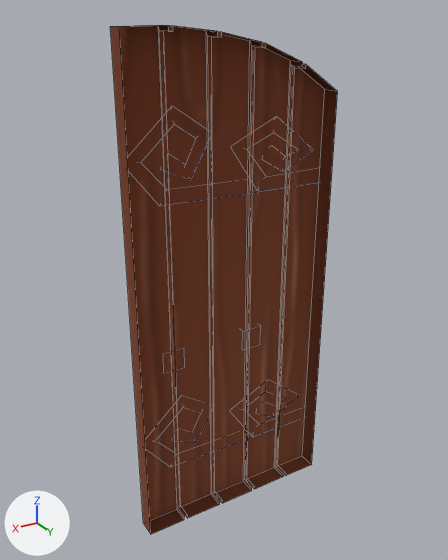
What one commit did to the FBX model Dish-Dwellers-TCC/Assets/Models/Saulo/Door/DoubleDoorRight.fbx.
Both versions are drawn from a 50 mm camera at (-42.73, 3.22, 3.42) aimed at (-44.7, -0.07, 1.78). The axes (+X, +Y, +Z) are drawn at lower left. The lights are the same throughout. Mesh edges are drawn as thin lines. Where no turn or scale is listed for an object, it has been applied to the vertices.

The older version as bpy lines, for what is in view:
```python
me_doubledoorright = bpy.data.meshes.new('DoubleDoorRight')
me_doubledoorright.from_pydata(...)  # 200 vertices, 139 faces; spans x -0.01..1.46, y -0.26..0.06, z 0.01..3.36
me_doubledoorright.materials.append(mat_materialatlas1)  # picture img_tcc_textures_png
ob_doubledoorright = bpy.data.objects.new('DoubleDoorRight', me_doubledoorright)
ob_doubledoorright.location = (-45.465, 0.0, 0.0)
```
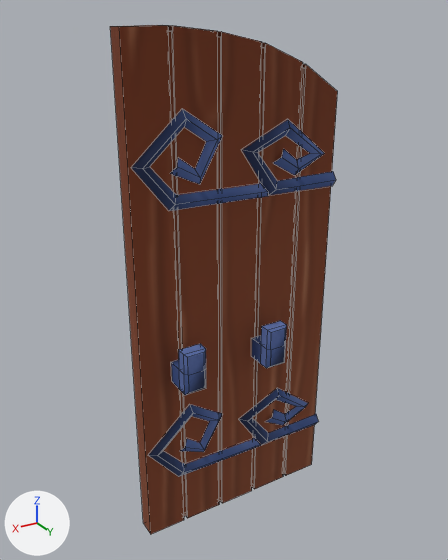
Boxes [x1, y1, x2, y2] around the edits, measured in the pictures (448 x 560 px):
```json
{"part": 1, "of": "me_doubledoorright", "change": "added", "after": [252, 321, 287, 368], "on screen": "blue"}
{"part": 2, "of": "me_doubledoorright", "change": "added", "after": [171, 344, 206, 395], "on screen": "blue"}
{"part": 3, "of": "me_doubledoorright", "change": "added", "after": [242, 120, 336, 195], "on screen": "blue"}
{"part": 4, "of": "me_doubledoorright", "change": "added", "after": [132, 109, 268, 211], "on screen": "blue"}
{"part": 5, "of": "me_doubledoorright", "change": "added", "after": [239, 388, 319, 445], "on screen": "blue"}
{"part": 6, "of": "me_doubledoorright", "change": "added", "after": [149, 404, 261, 477], "on screen": "blue"}
{"part": 7, "of": "me_doubledoorright", "change": "added", "after": [120, 25, 338, 534], "on screen": "brown"}
```

Scene script edits in JSON lines:
```json
{"block": "me_doubledoorright", "where": "# used by ob_doubledoorright; location = (-45.465, 0.0, 0.0)"}
{"op": "remove", "block": "me_doubledoorright", "code": "me_doubledoorright.from_pydata(...)  # 200 vertices, 139 faces; spans x -0.01..1.46, y -0.26..0.06, z 0.01..3.36"}
{"op": "add", "block": "me_doubledoorright", "code": "me_doubledoorright.from_pydata(...)  # 360 vertices, 266 faces; spans x -0.01..1.46, y -0.26..0.26, z 0.01..3.36"}
{"block": "me_doubledoorright", "change": "me_doubledoorright part 1: the loose piece of 22 vertices spanning x 0.47..0.62, y -0.26..-0.06, z 1.21..1.5 is copied, and the copy is mirrored in y about the mesh origin; it spans x 0.47..0.62, y 0.06..0.26, z 1.21..1.5"}
{"block": "me_doubledoorright", "change": "me_doubledoorright part 2: the loose piece of 22 vertices spanning x 1.09..1.24, y -0.26..-0.06, z 1.21..1.5 is copied, and the copy is mirrored in y about the mesh origin; it spans x 1.09..1.24, y 0.06..0.26, z 1.21..1.5"}
{"block": "me_doubledoorright", "change": "me_doubledoorright part 3: the loose piece of 21 vertices spanning x -0.01..0.73, y -0.1..-0.06, z 2.35..2.83 is copied, and the copy is mirrored in y about the mesh origin; it spans x -0.01..0.73, y 0.06..0.1, z 2.35..2.83"}
{"block": "me_doubledoorright", "change": "me_doubledoorright part 4: the loose piece of 21 vertices spanning x 0.51..1.44, y -0.1..-0.06, z 2.35..2.94 is copied, and the copy is mirrored in y about the mesh origin; it spans x 0.51..1.44, y 0.06..0.1, z 2.35..2.94"}
{"block": "me_doubledoorright", "change": "me_doubledoorright part 5: the loose piece of 21 vertices spanning x -0.01..0.73, y -0.1..-0.06, z 0.4..0.88 is copied, and the copy is mirrored in y about the mesh origin; it spans x -0.01..0.73, y 0.06..0.1, z 0.4..0.88"}
{"block": "me_doubledoorright", "change": "me_doubledoorright part 6: the loose piece of 21 vertices spanning x 0.51..1.44, y -0.1..-0.06, z 0.4..0.99 is copied, and the copy is mirrored in y about the mesh origin; it spans x 0.51..1.44, y 0.06..0.1, z 0.4..0.99"}
{"block": "me_doubledoorright", "change": "me_doubledoorright part 7"}
{"block": "me_doubledoorright", "change": "32 vertices are added at x 0.27..1.18, y -0.06..0.05, z 0.03..3.34"}
{"block": "me_doubledoorright", "change": "41 new faces join them"}
```
